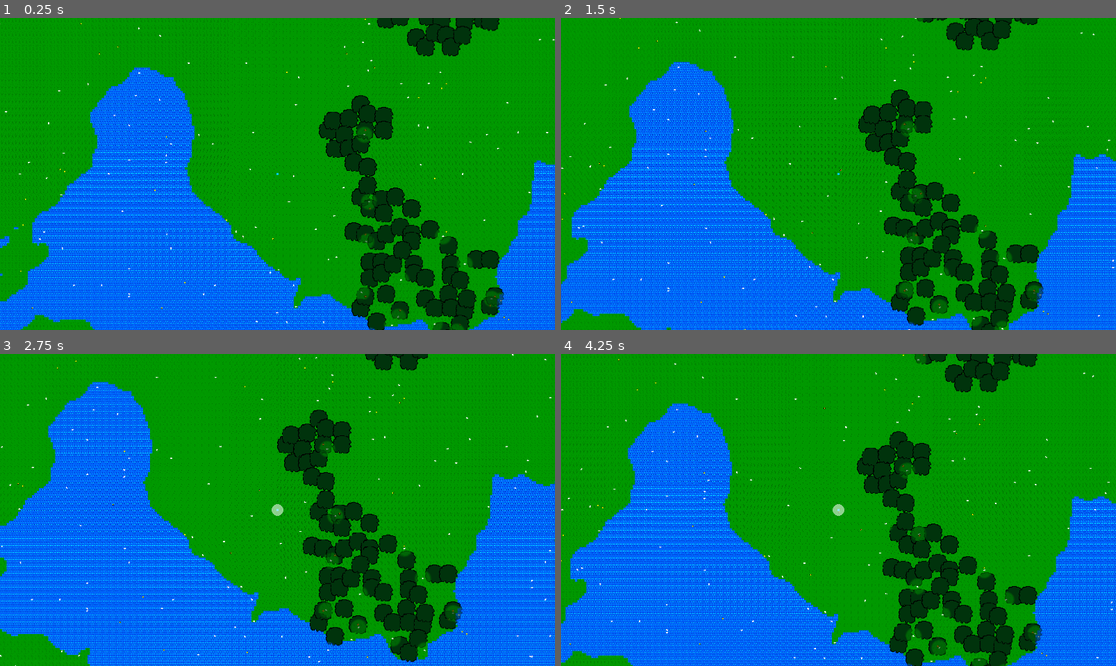
Above: before the commit, frames 1-4 (two rows, left to right).
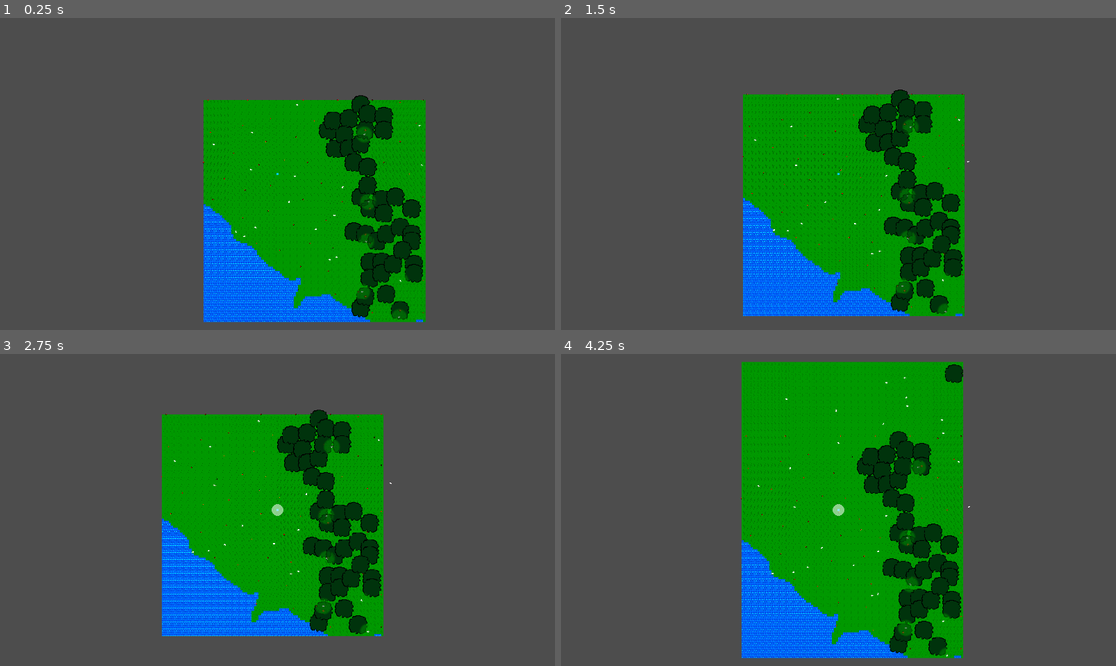
Above: after the commit, the same moments.

Repository: Kyhel/lost-in-pixels
Game: Godot game, scene res://scenes/game.tscn
Two runs of this game, one before a commit and one after it. Both use one fixed random seed, a clock stepped at 60 frames per second and the inputs below.
Inputs:
- Up to frame 1 (0.25 s): no input
- Up to frame 2 (1.5 s): hold Right (ui_right) 0.53-1.28 s; hold F (attack) 0.53-1.28 s; hold Down (ui_down) from 1.28 s (still down); tap Q (spawn_carrot) at 1.35 s
- Up to frame 3 (2.75 s): release Down (ui_down) at 2.03 s; hold Right (ui_right) from 2.03 s (still down); hold F (attack) from 2.03 s (still down)
- Up to frame 4 (4.25 s): release Right (ui_right) at 2.78 s; release F (attack) at 2.78 s; hold Up (ui_up) 2.78-3.53 s; tap Q (spawn_carrot) at 2.85 s; hold Left (ui_left) from 3.53 s (still down); hold F (attack) from 3.53 s (still down)

The runs differ from the first frame. In frame 1, 72% of the frame differs, in the area x 0-100%, y 0-100%; in frame 2, 72%; in frame 3, 72%; in frame 4, 63%.

Commit message:
Flower spawning

Diff:
--- /dev/null
+++ b/data/items/flowers/flower_red_1.tres
@@ -0,0 +1,13 @@
+[gd_resource type="Resource" script_class="ItemData" format=3 uid="uid://dcoj2sx4a6d6e"]
+
+[ext_resource type="Script" uid="uid://b12224xo0dkcj" path="res://data/items/item_data.gd" id="1_3sdd3"]
+[ext_resource type="Resource" uid="uid://dw85y1x483uiv" path="res://data/items/flowers/flower_red_1_spawn_definition.tres" id="2_we0v4"]
+[ext_resource type="Texture2D" uid="uid://b4r8iktdnd4pr" path="res://assets/nature/flower_red_1.png" id="3_pievh"]
+
+[resource]
+script = ExtResource("1_3sdd3")
+id = &"flower_red_1"
+display_name = "Red Flower 1"
+texture = ExtResource("3_pievh")
+spawn_definition = ExtResource("2_we0v4")
+metadata/_custom_type_script = "uid://b12224xo0dkcj"
--- /dev/null
+++ b/data/items/flowers/flower_red_1_density_rule.tres
@@ -0,0 +1,8 @@
+[gd_resource type="Resource" script_class="DensityRule" format=3 uid="uid://4t0mfl4qrl4k"]
+
+[ext_resource type="Script" uid="uid://b5hlqawjlqfc5" path="res://entities/spawn_logic/rules/density_rule.gd" id="1_0kwuf"]
+
+[resource]
+script = ExtResource("1_0kwuf")
+item_type = &"flower_red_1"
+metadata/_custom_type_script = "uid://b5hlqawjlqfc5"
--- /dev/null
+++ b/data/items/flowers/flower_red_1_spawn_definition.tres
@@ -0,0 +1,17 @@
+[gd_resource type="Resource" script_class="SpawnDefinition" format=3 uid="uid://dw85y1x483uiv"]
+
+[ext_resource type="Script" uid="uid://bmemkokxjo2af" path="res://entities/spawn_logic/spawn_definition.gd" id="1_pe13g"]
+[ext_resource type="Script" uid="uid://ph73uwqahm4c" path="res://entities/spawn_logic/spawn_rule.gd" id="2_7mgeo"]
+[ext_resource type="Script" uid="uid://ihk51y7nqyh1" path="res://entities/spawn_logic/rules/no_nearby_tree_rule.gd" id="3_n13aj"]
+[ext_resource type="Resource" uid="uid://4t0mfl4qrl4k" path="res://data/items/flowers/flower_red_1_density_rule.tres" id="4_ujfjm"]
+
+[sub_resource type="Resource" id="Resource_lbroo"]
+script = ExtResource("3_n13aj")
+metadata/_custom_type_script = "uid://ihk51y7nqyh1"
+
+[resource]
+script = ExtResource("1_pe13g")
+biomes = Array[int]([1])
+excluded_tile_types = Array[int]([0])
+spawn_rules = Array[ExtResource("2_7mgeo")]([SubResource("Resource_lbroo"), ExtResource("4_ujfjm")])
+metadata/_custom_type_script = "uid://bmemkokxjo2af"
--- a/data/items/item_data.gd
+++ b/data/items/item_data.gd
@@ -9,6 +9,8 @@
 @export var stackable: bool = false
 @export var max_stack: int = 1
 
+@export var spawn_definition: SpawnDefinition
+
 # Optional effect scripts for modular behavior.
 # These scripts can implement methods like:
 # - func on_pickup(world_item, by)
--- a/entities/creature_data.gd
+++ b/entities/creature_data.gd
@@ -18,3 +18,5 @@
 @export var size: int = 16
 @export var walking_speed: float = 40.0
 @export var rotating_speed: float = TAU
+@export var biomes: Array[WorldGenerator.Biome] = []
+@export var excluded_tile_types: Array[WorldGenerator.TileType] = []
--- a/entities/passive/rabbit.tres
+++ b/entities/passive/rabbit.tres
@@ -3,6 +3,7 @@
 [ext_resource type="Script" uid="uid://clk4ii14vm1a2" path="res://entities/creature_data.gd" id="1_7ksi1"]
 [ext_resource type="PackedScene" uid="uid://db17ppkcy4q3o" path="res://entities/wandering_bt.tscn" id="1_fyaif"]
 [ext_resource type="Resource" uid="uid://dhnvy30mkocgp" path="res://ai/goals/wander_goal.tres" id="2_4ys6m"]
+[ext_resource type="Script" uid="uid://b03s60gt6mpeu" path="res://ai/goals/goal.gd" id="2_g1fp2"]
 [ext_resource type="Resource" uid="uid://6kr4qf001sd" path="res://ai/goals/eat_goal.tres" id="3_32vlr"]
 [ext_resource type="Texture2D" uid="uid://fy0y4hm3l8qb" path="res://assets/creatures/rabbit.png" id="3_i472i"]
 [ext_resource type="PackedScene" uid="uid://t3fl73nnvosx" path="res://ai/sensors/food_sensor.tscn" id="5_32vlr"]
@@ -12,5 +13,7 @@
 sprite = ExtResource("3_i472i")
 behavior_tree = ExtResource("1_fyaif")
 sensor_scenes = Array[PackedScene]([ExtResource("5_32vlr")])
-goals = Array[Resource]([ExtResource("2_4ys6m"), ExtResource("3_32vlr")])
+goals = Array[ExtResource("2_g1fp2")]([ExtResource("2_4ys6m"), ExtResource("3_32vlr")])
+biomes = Array[int]([0, 1])
+excluded_tile_types = Array[int]([0])
 metadata/_custom_type_script = "uid://clk4ii14vm1a2"
--- /dev/null
+++ b/entities/spawn_logic/rules/density_rule.gd
@@ -0,0 +1,51 @@
+class_name DensityRule
+extends SpawnRule
+
+@export var max_items: int = 1
+@export var min_items: int = 1
+@export var radius: int = 10
+@export var item_type: StringName
+
+func can_spawn(world_pos: Vector2, _context: Dictionary) -> bool:
+
+	if item_type == null:
+		return true
+
+	var radius_px: float = radius * ChunkManager.TILE_SIZE
+	var nearby: Array = ObjectsManager.get_nearby_items(world_pos, radius_px)
+
+	var count: int = 0
+	for item in nearby:
+		if is_instance_valid(item) and item.item_data.id == item_type:
+			count += 1
+
+	# After spawning we'd have count+1; it must be in [min_items, max_items]
+	return count >= min_items - 1 and count <= max_items - 1
+
+# func can_spawn(world_pos: Vector2, context: Dictionary) -> bool:
+
+# 	if item_type == null:
+# 		return false
+
+# 	if !context.has("density_maps"):
+# 		return false
+
+# 	var density_maps = context["density_maps"]
+
+# 	if !density_maps.has(item_type):
+# 		return false
+
+# 	var density_maps_for_item = density_maps[item_type]
+
+# 	if !density_maps_for_item.has(radius):
+# 		return false
+
+# 	var density_map = density_maps_for_item[radius]
+
+# 	var tile_coords = ChunkManager.get_tile_coords_from_world_pos(world_pos)
+# 	var tile_coords_in_chunk = ChunkManager.get_tile_coords_relative_to_chunk(tile_coords)
+
+# 	if density_map[tile_coords_in_chunk.x * ChunkManager.CHUNK_SIZE + tile_coords_in_chunk.y] >= max_items:
+# 		return false
+
+# 	return true
--- /dev/null
+++ b/entities/spawn_logic/rules/no_nearby_tree_rule.gd
@@ -0,0 +1,13 @@
+extends SpawnRule
+class_name NoNearbyTreeRule
+
+@export var radius: int = 5
+
+var tree_data: ItemData = ItemDatabase.get_item(&"tree")
+
+func can_spawn(world_pos: Vector2, _context: Dictionary) -> bool:
+    var nearby_items:= ObjectsManager.get_nearby_items(world_pos, radius * ChunkManager.TILE_SIZE)
+    for item in nearby_items:
+        if item.item_data == tree_data:
+            return false
+    return true
--- /dev/null
+++ b/entities/spawn_logic/spawn_definition.gd
@@ -0,0 +1,6 @@
+extends Resource
+class_name SpawnDefinition
+
+@export var biomes: Array[WorldGenerator.Biome] = []
+@export var excluded_tile_types: Array[WorldGenerator.TileType] = []
+@export var spawn_rules: Array[SpawnRule] = []
--- /dev/null
+++ b/entities/spawn_logic/spawn_rule.gd
@@ -0,0 +1,8 @@
+class_name SpawnRule
+extends Resource
+
+func can_spawn(world_pos: Vector2, context: Dictionary) -> bool:
+	return true
+
+func probability_modifier(world_pos: Vector2, context: Dictionary) -> float:
+	return 1.0
--- a/project.godot
+++ b/project.godot
@@ -21,6 +21,7 @@
 EntitiesManager="*uid://otxlxrmoyt70"
 ObjectsManager="*uid://dp4jmd73t0oak"
 ItemDatabase="*res://systems/item_database.gd"
+SpawnManager="*uid://buon80ox32fe5"
 
 [display]
 
--- a/systems/entities_manager.gd
+++ b/systems/entities_manager.gd
@@ -21,13 +21,13 @@
 
 	chunk_entities.erase(chunk)
 
-func spawn_entities(chunk:Vector2i):
+func spawn_entities(chunk:Chunk, chunk_position:Vector2i):
 
-	if chunk_entities.has(chunk):
+	if chunk_entities.has(chunk_position):
 		return
 
 	var rng = RandomNumberGenerator.new()
-	rng.seed = ChunkManager.get_chunk_seed(chunk.x, chunk.y)
+	rng.seed = ChunkManager.get_chunk_seed(chunk_position.x, chunk_position.y)
 
 	var entities = []
 
@@ -35,13 +35,24 @@
 
 	for i in range(entity_count):
 		var creature = creature_scene.instantiate()
-		creature.creature_data = creature_data_list.pick_random()
 
 		var local_x = rng.randi_range(0, ChunkManager.CHUNK_SIZE - 1)
 		var local_y = rng.randi_range(0, ChunkManager.CHUNK_SIZE - 1)
 
-		var world_x = chunk.x * ChunkManager.CHUNK_SIZE + local_x
-		var world_y = chunk.y * ChunkManager.CHUNK_SIZE + local_y
+		var world_x = chunk_position.x * ChunkManager.CHUNK_SIZE + local_x
+		var world_y = chunk_position.y * ChunkManager.CHUNK_SIZE + local_y
+
+		var tile_type = chunk.get_tile_type(local_x, local_y)
+		var biome = ChunkManager.world_generator.get_biome(world_x, world_y)
+
+		var valid_creatures = creature_data_list.filter(func(creature_data):
+			return creature_data.biomes.has(biome) and !creature_data.excluded_tile_types.has(tile_type)
+		)
+
+		if valid_creatures.is_empty():
+			continue
+
+		creature.creature_data = valid_creatures.pick_random()
 
 		var pos = Vector2(
 			world_x * ChunkManager.TILE_SIZE,
@@ -54,7 +65,7 @@
 
 		entities.append(creature)
 
-	chunk_entities[chunk] = entities
+	chunk_entities[chunk_position] = entities
 
 func move_monster(monster, old_chunk, new_chunk):
 
--- a/systems/item_database.gd
+++ b/systems/item_database.gd
@@ -9,6 +9,7 @@
 func _register_defaults() -> void:
 	_register_item(load("res://data/items/health_potion.tres"))
 	_register_item(load("res://data/items/coin.tres"))
+	_register_item(load("res://data/items/flowers/flower_red_1.tres"))
 
 
 func _register_item(item: ItemData) -> void:
@@ -19,3 +20,6 @@
 
 func get_item(id: StringName) -> ItemData:
 	return _items_by_id.get(id, null)
+
+func get_items() -> Array:
+	return _items_by_id.values()
--- /dev/null
+++ b/systems/spawn_manager.gd
@@ -0,0 +1,54 @@
+extends Node
+
+var chunks:Dictionary[Vector2i, Dictionary] = {}
+
+func update_chunks() -> void:
+	for chunk in ChunkManager.loaded_chunks.values():
+		var start_time = Time.get_ticks_msec()
+		spawn_in_chunk(chunk)
+		var end_time = Time.get_ticks_msec()
+		print("spawn_in_chunk ", chunk.coords, " took ", end_time - start_time, "ms")
+
+func spawn_in_chunk(chunk: Chunk) -> void:
+
+	var items: Array = ItemDatabase.get_items()
+
+	var spawnable_items: Array = []
+	for item in items:
+		if item.spawn_definition != null:
+			spawnable_items.append(item)
+
+	var context: Dictionary = {}
+
+	for local_y in ChunkManager.CHUNK_SIZE:
+		for local_x in ChunkManager.CHUNK_SIZE:
+
+			var world_tile_x: int = chunk.coords.x * ChunkManager.CHUNK_SIZE + local_x
+			var world_tile_y: int = chunk.coords.y * ChunkManager.CHUNK_SIZE + local_y
+			var world_pos: Vector2 = Vector2(
+				world_tile_x * ChunkManager.TILE_SIZE,
+				world_tile_y * ChunkManager.TILE_SIZE
+			)
+			var tile_type = chunk.get_tile_type(local_x, local_y)
+			var biome = chunk.get_biome(local_x, local_y)
+
+			for item in spawnable_items:
+
+				if item.spawn_definition.excluded_tile_types.has(tile_type):
+					continue
+
+				if !item.spawn_definition.biomes.has(biome):
+					continue
+
+				if randf() > 0.1:
+					continue
+
+				var can_spawn := true
+				for rule in item.spawn_definition.spawn_rules:
+					var rule_can_spawn = rule.can_spawn(world_pos, context)
+					if !rule_can_spawn:
+						can_spawn = false
+						break
+
+				if can_spawn:
+					ObjectsManager.spawn_item_in_chunk(chunk.coords, item, world_pos)
--- a/systems/system_manager.gd
+++ b/systems/system_manager.gd
@@ -1,6 +1,9 @@
 extends Node
 
 @onready var player = get_node("../../Entities/Player")
+
+var spawn_timer: float = 0.0
+const SPAWN_INTERVAL = 5.0
 
 func _ready():
 	pass
@@ -9,3 +12,8 @@
 
 	ChunkManager.update_chunks(player.global_position)
 	EntitiesManager.update_entity_visibility(player.global_position)
+
+	spawn_timer -= delta
+	if spawn_timer <= 0.0:
+		spawn_timer = SPAWN_INTERVAL
+		SpawnManager.update_chunks()
--- a/world/chunk.gd
+++ b/world/chunk.gd
@@ -8,12 +8,22 @@
 var fog_grid = [] # tableau 2D CHUNK_SIZE x CHUNK_SIZE
 
 var tile_types: Array[WorldGenerator.TileType] = []
+var biomes: Array[WorldGenerator.Biome] = []
+
+var coords: Vector2i
 
 @onready var tilemap : TileMapLayer = $Terrain
 @onready var fog : TileMapLayer = $Fog
 
 func _ready() -> void:
 	tile_types.resize(CHUNK_AREA);
+	biomes.resize(CHUNK_AREA);
+
+func set_biome(x:int, y:int, biome: WorldGenerator.Biome) -> void:
+	biomes[x * CHUNK_SIZE + y] = biome
+
+func get_biome(x:int, y:int) -> WorldGenerator.Biome:
+	return biomes[x * CHUNK_SIZE + y]
 
 func set_tile_type(x:int, y:int, type: WorldGenerator.TileType) -> void:
 	tile_types[x * CHUNK_SIZE + y] = type
--- a/world/chunk.tscn
+++ b/world/chunk.tscn
@@ -1,7 +1,7 @@
 [gd_scene format=3 uid="uid://3x0aoneuyjnq"]
 
 [ext_resource type="Script" uid="uid://cx5271h541bf3" path="res://world/chunk.gd" id="1_jbmh0"]
-[ext_resource type="TileSet" uid="uid://cj11y0p1byxuo" path="res://world/default_tileset.tres" id="2_uc5gi"]
+[ext_resource type="TileSet" uid="uid://cj11y0p1byxuo" path="res://world/terrain_tileset.tres" id="2_uc5gi"]
 
 [node name="Chunk" type="Node2D" unique_id=799622310]
 script = ExtResource("1_jbmh0")
--- a/world/chunk_manager.gd
+++ b/world/chunk_manager.gd
@@ -2,9 +2,10 @@
 
 const TILE_SIZE = 16
 const CHUNK_SIZE = 32
+const CHUNK_AREA = CHUNK_SIZE * CHUNK_SIZE
 
-const LOAD_RADIUS = 4  # nombre de chunks à charger autour du joueur
-const UNLOAD_RADIUS = 6 # au delà de ce rayon, les chunks sont déchargés
+const LOAD_RADIUS = 1  # nombre de chunks à charger autour du joueur
+const UNLOAD_RADIUS = 4 # au delà de ce rayon, les chunks sont déchargés
 
 const TERRAIN_VISION_RADIUS = 20
 const MONSTER_VISION_RADIUS = 200
@@ -26,6 +27,7 @@
 	# print("loading chunk ", key)
 
 	var chunk = chunk_scene.instantiate()
+	chunk.coords = key
 
 	add_child(chunk)
 
@@ -40,7 +42,7 @@
 
 	generate_chunk(chunk_x, chunk_y, chunk)
 
-	EntitiesManager.spawn_entities(key)
+	EntitiesManager.spawn_entities(chunk, key)
 
 func generate_chunk(chunk_x, chunk_y, chunk: Chunk):
 
@@ -51,11 +53,13 @@
 			var world_y = chunk_y * CHUNK_SIZE + y
 
 			var tile_type = world_generator.get_tile_type(world_x, world_y)
+			var biome = world_generator.get_biome(world_x, world_y)
 
 			chunk.set_tile(x,y,world_generator.TILE_DEFS[tile_type]["atlas"])
 			chunk.set_tile_type(x, y, tile_type)
+			chunk.set_biome(x, y, biome)
 
-	_spawn_world_items(chunk_x, chunk_y)
+	# _spawn_world_items(chunk_x, chunk_y)
 
 	tree_generator.generate_trees_for_chunk(
 		Vector2i(chunk_x, chunk_y),
--- /dev/null
+++ b/world/nature/flower_red_1.tscn
@@ -0,0 +1,8 @@
+[gd_scene format=3 uid="uid://cjyrk1gv77p58"]
+
+[ext_resource type="Texture2D" uid="uid://b4r8iktdnd4pr" path="res://assets/nature/flower_red_1.png" id="1_pvmie"]
+
+[node name="FlowerRed1" type="Node2D" unique_id=1768453324]
+
+[node name="Sprite2D" type="Sprite2D" parent="." unique_id=506314041]
+texture = ExtResource("1_pvmie")
Binary file added: assets/nature/flower_red_1.png
Not shown, added: assets/nature/flower_red_1.png.import
Not shown, added: entities/spawn_logic/rules/density_rule.gd.uid
Not shown, added: entities/spawn_logic/rules/no_nearby_tree_rule.gd.uid
Not shown, added: entities/spawn_logic/spawn_definition.gd.uid
Not shown, added: entities/spawn_logic/spawn_rule.gd.uid
Not shown, added: systems/spawn_manager.gd.uid
Renamed: world/default_tileset.tres -> world/terrain_tileset.tres
